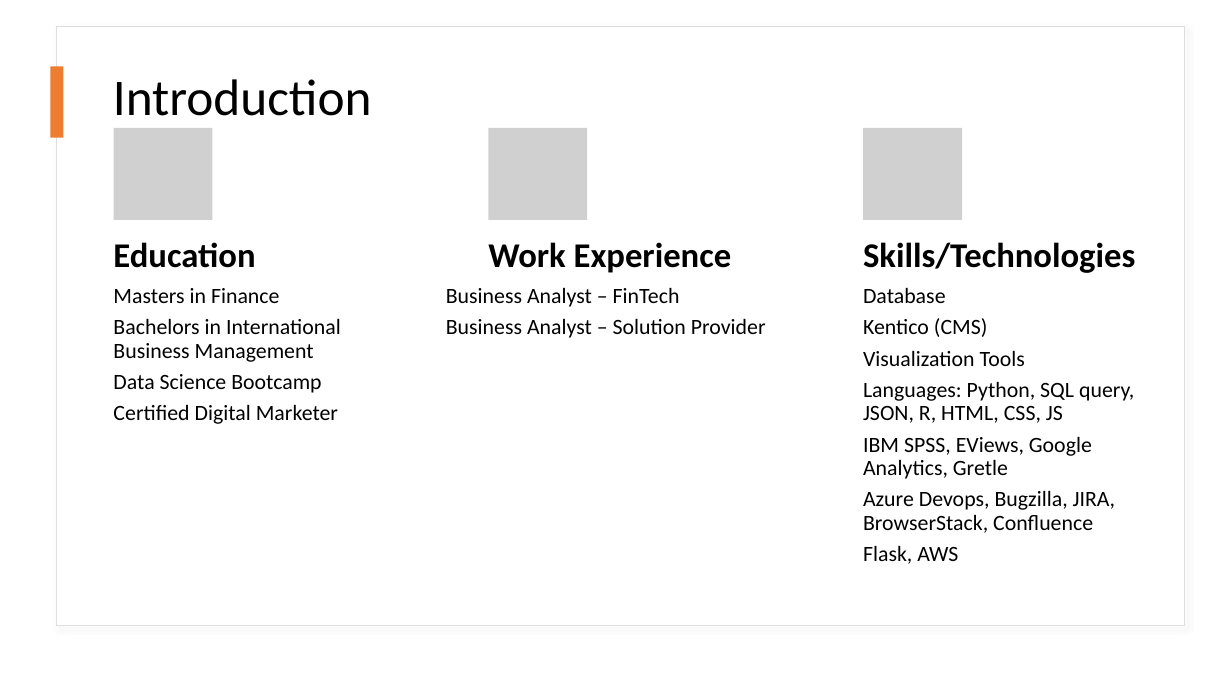
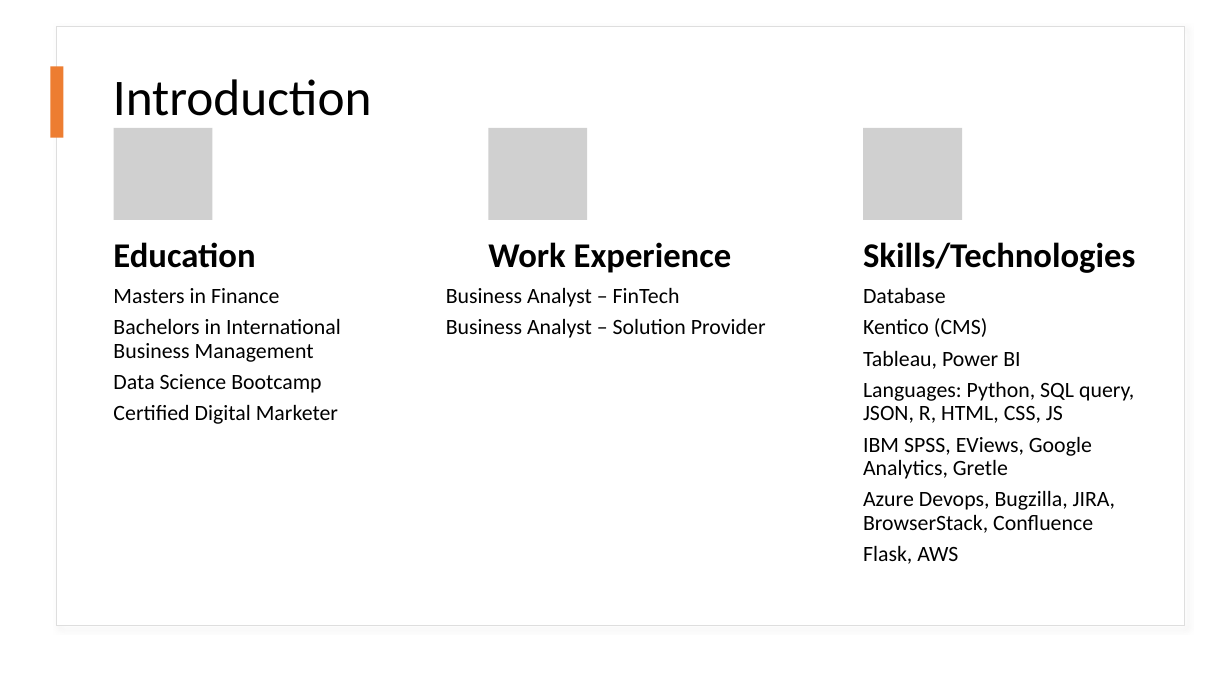
Before and after one commit to Zara1992/Predicting-Customer-Churn, a slide deck: slide 2 of Customer Churn Prediction.pptx. Drawn at 1232x693 pixels with LibreOffice and Linux fonts; fonts in the diff are those of the drawing; grey boxes stand for pictures. Boxes give left, top, right and bottom in pixels: in the first picture for what was removed or moved away, otherwise in the second. Text is boxed around its words. In the diff, an @@ line names an element or a change of style, - is before the commit and + after.

```diff
--- a/Customer Churn Prediction.pptx
+++ b/Customer Churn Prediction.pptx
@@ text at (863,351,1020,369): text changed @@
-Visualization Tools
+Tableau, Power BI
```
Also in this commit, not shown: 6 other slides changed, 4 slides added, 3 slides removed, 4 other files.
